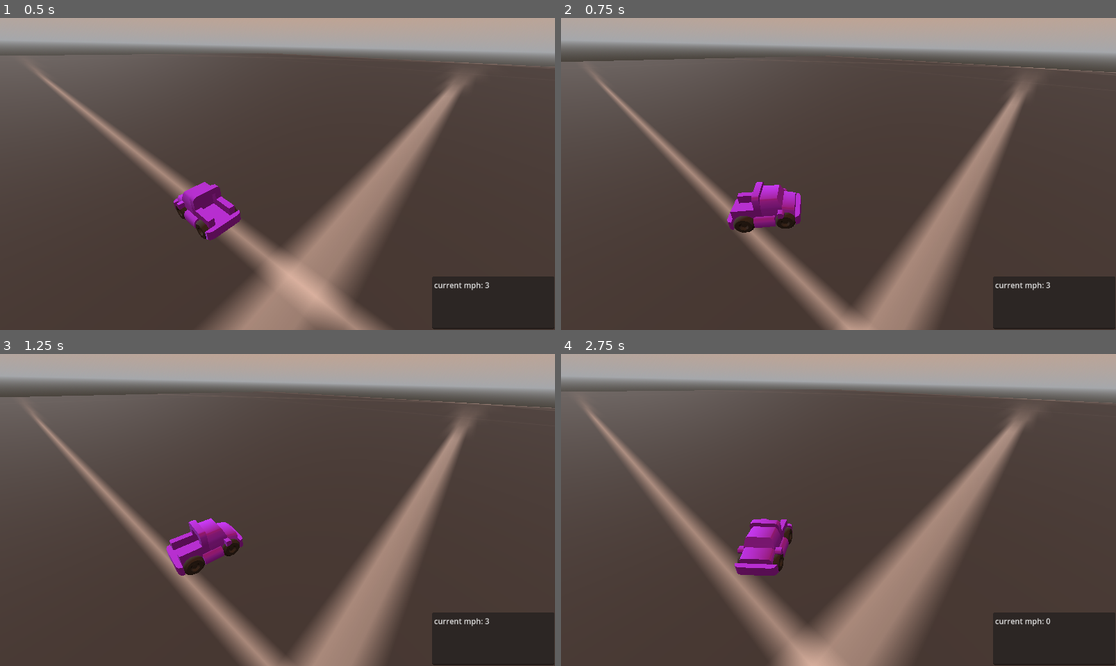
Above: before the commit, frames 1-4 (two rows, left to right).
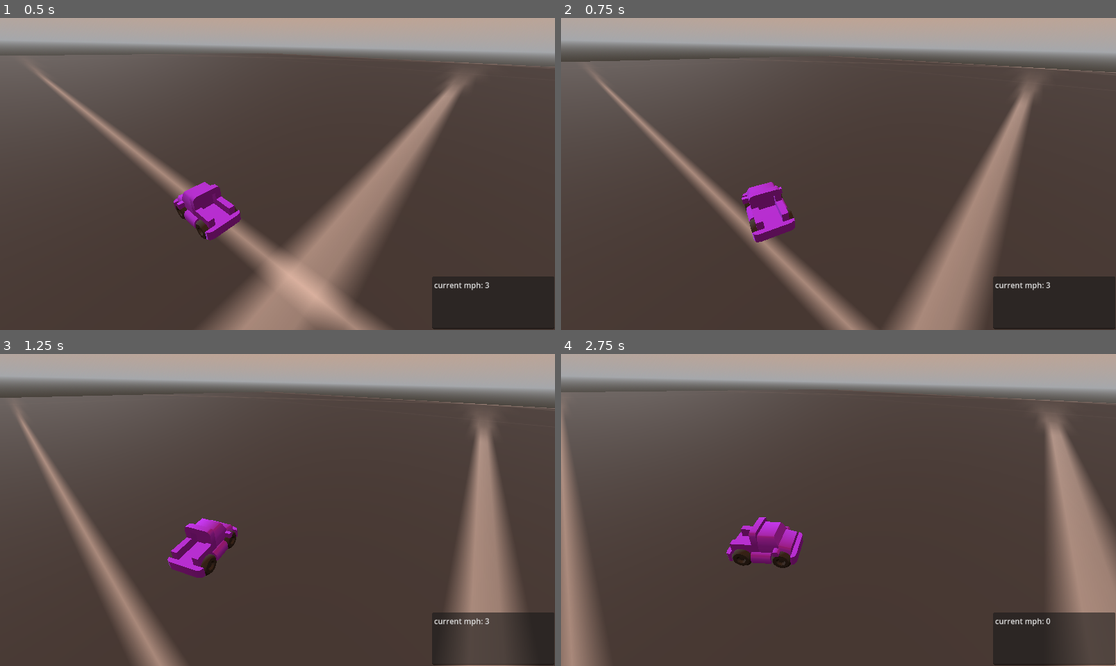
Above: after the commit, the same moments.

Repository: Dgarc359/driving-demo-01
Game: Godot game, scene res://scenes/main.tscn
Two runs of this game, one before a commit and one after it. Both use one fixed random seed, a clock stepped at 60 frames per second and the inputs below.
Inputs:
- Up to frame 1 (0.5 s): no input
- Up to frame 2 (0.75 s): tap Enter (ui_accept) at 0.5 s; hold Right (ui_right) from 0.53 s (still down)
- Up to frame 3 (1.25 s): keep holding Right (ui_right); tap Enter (ui_accept) at 0.77 s
- Up to frame 4 (2.75 s): release Right (ui_right) at 1.28 s; hold Down (ui_down) 1.28-2.03 s; tap Enter (ui_accept) at 1.52 s; hold Right (ui_right) from 2.03 s (still down)

Frame 1 is identical in both runs. In frame 2, 11% of the frame differs, in the area x 4-98%, y 12-100%; in frame 3, 22%; in frame 4, 25%, in the area x 0-100%, y 11-100%.

Commit message:
improve driving mechanics?

Diff:
--- a/scenes/car-controller.tscn
+++ b/scenes/car-controller.tscn
@@ -5,7 +5,7 @@
 [ext_resource type="Script" path="res://scripts/car_hud.gd" id="3_ab0cv"]
 
 [sub_resource type="Curve" id="Curve_wimb7"]
-_data = [Vector2(0.29529, 0.190746), 0.0, 0.0, 0, 0, Vector2(0.733696, 0.896138), 0.0, 0.0, 0, 0]
+_data = [Vector2(0.456835, 0.285714), 0.0, 0.0, 0, 0, Vector2(0.510791, 0.835165), 0.0, 0.0, 0, 0]
 point_count = 2
 
 [sub_resource type="CapsuleShape3D" id="CapsuleShape3D_thmew"]
--- a/scripts/car_controller.gd
+++ b/scripts/car_controller.gd
@@ -35,7 +35,8 @@
 
 
 func rotate_model_to_direction(delta, dir: Vector3):
-	var rotation_to_do = lerp(0.0, - dir.x, s.sample(delta))
+	#var rotation_to_do = lerp(0.0, - dir.x, s.sample(delta))
+	var rotation_to_do = move_toward(0.0, - dir.x, 0.1 * s.sample(delta))
 
 	VEHICLE_MODEL.rotate_y(rotation_to_do)
 	forward_ray.rotate_object_local(Vector3.FORWARD, rotation_to_do)
